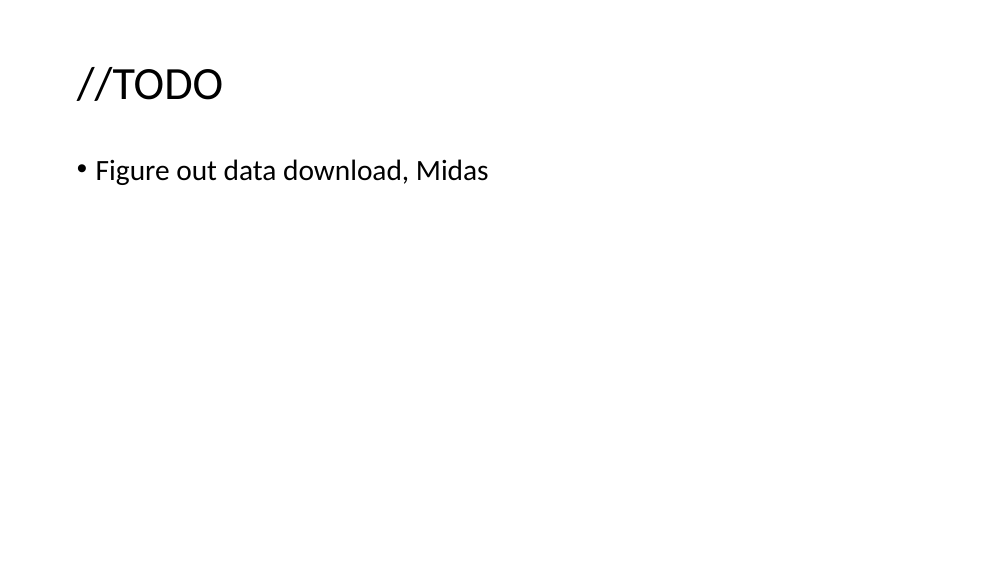
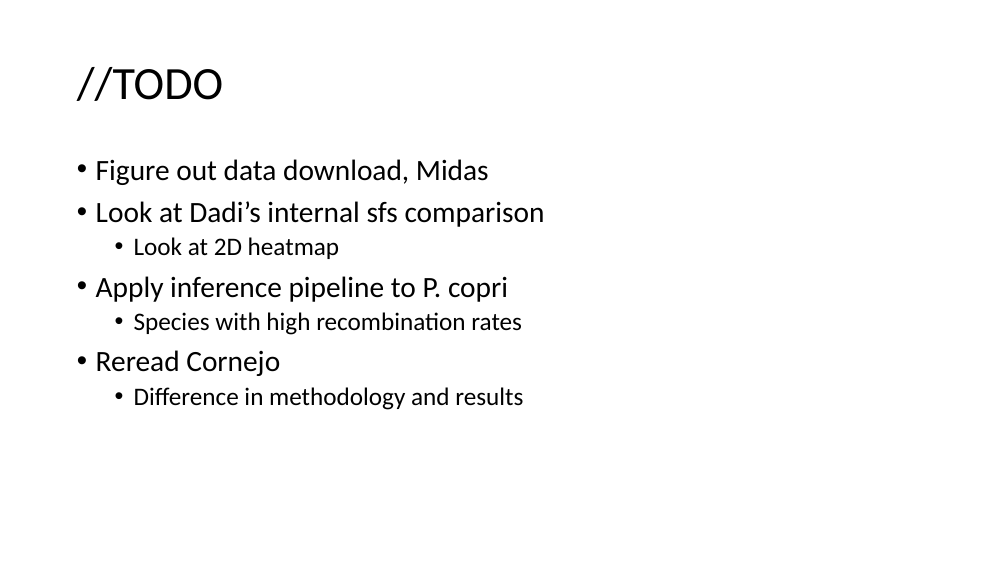
Before and after one commit to jon-mah/demo_for_ccgb, a slide deck: slide 22 of Summary/20210125_demo_for_ccgb_rotation_update.pptx. Drawn at 1008x567 pixels with LibreOffice and Linux fonts; fonts in the diff are those of the drawing. Boxes give left, top, right and bottom in pixels: in the first picture for what was removed or moved away, otherwise in the second. Text is boxed around its words. In the diff, an @@ line names an element or a change of style, - is before the commit and + after.

```diff
--- a/Summary/20210125_demo_for_ccgb_rotation_update.pptx
+++ b/Summary/20210125_demo_for_ccgb_rotation_update.pptx
@@ text at (96, 201, 545, 410): paragraphs added @@
+• Look at Dadi’s internal sfs comparison
+  • Look at 2D heatmap
+• Apply inference pipeline to P. copri
+  • Species with high recombination rates
+• Reread Cornejo
+  • Difference in methodology and results
```
Also in this commit, not shown: 2 other files.
